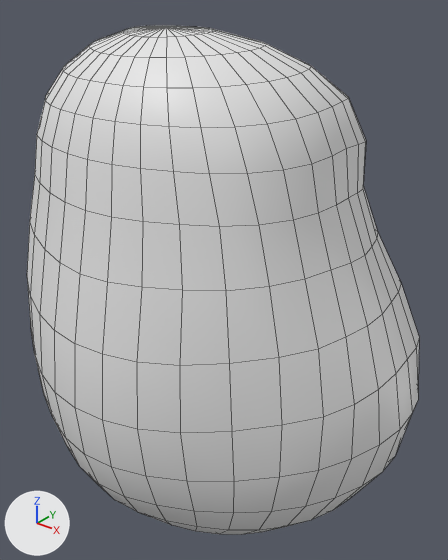
An edit to the FBX model media/models_x/Skinned/ZWBF_Belly_02.fbx, drawn before and after from the same camera.
Both versions are drawn from a camera (50 mm lens) standing at (0.176, -0.182, 0.694) and looking at (0.013, 0.023, 0.567). The lights are fixed; the arrows at lower left show +X, +Y and +Z. The older version comes first. Mesh edges are drawn as thin lines. Where no turn or scale is listed for an object, it has been applied to the vertices.

Objects in the first picture: 'Belly'.
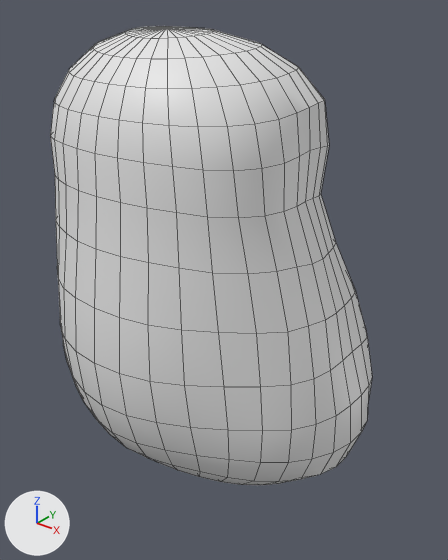
Commit message: updated belly meshes

Where the change shows, as pixel boxes [x1, y1, x2, y2] in the pictures (448 x 560 px; the box of a moved part takes in the faces that stretch with it):
```json
{"object": "Belly", "change": "reshaped, shading changed", "before": [27, 26, 419, 535], "after": [50, 26, 372, 485], "on screen": "18% narrower, 10% shorter"}
{"part": 1, "of": "me_belly_001", "change": "moved or reshaped", "before": [27, 27, 419, 535], "after": [50, 28, 372, 485]}
{"part": 2, "of": "me_belly_001", "change": "shading changed", "before": [27, 26, 419, 535], "after": [50, 26, 372, 485]}
```

Scene script edits in JSON lines:
```json
{"block": "me_belly_001", "where": "# used by ob_belly; location = (0.0, -0.0267, 0.5614)"}
{"op": "remove", "block": "me_belly_001", "code": "me_belly_001.from_pydata(...)  # 482 vertices, 512 faces; spans x -0.105..0.105, y -0.032..0.104, z -0.115..0.116"}
{"op": "add", "block": "me_belly_001", "code": "me_belly_001.from_pydata(...)  # 482 vertices, 512 faces; spans x -0.085..0.085, y -0.02..0.099, z -0.085..0.116"}
{"block": "me_belly_001", "change": "me_belly_001 part 1: 459 of 482 vertices moved; they spanned x -0.105..0.105, y -0.032..0.104, z -0.115..0.114 and now span x -0.085..0.085, y -0.02..0.099, z -0.085..0.114; mean shift (0.0, 0.001, 0.007); largest move (0.0, 0.017, -0.113) -> (0.0, 0.025, -0.084)"}
{"block": "me_belly_001", "change": "me_belly_001 part 2: edges marked sharp go from 0 to 20"}
```
